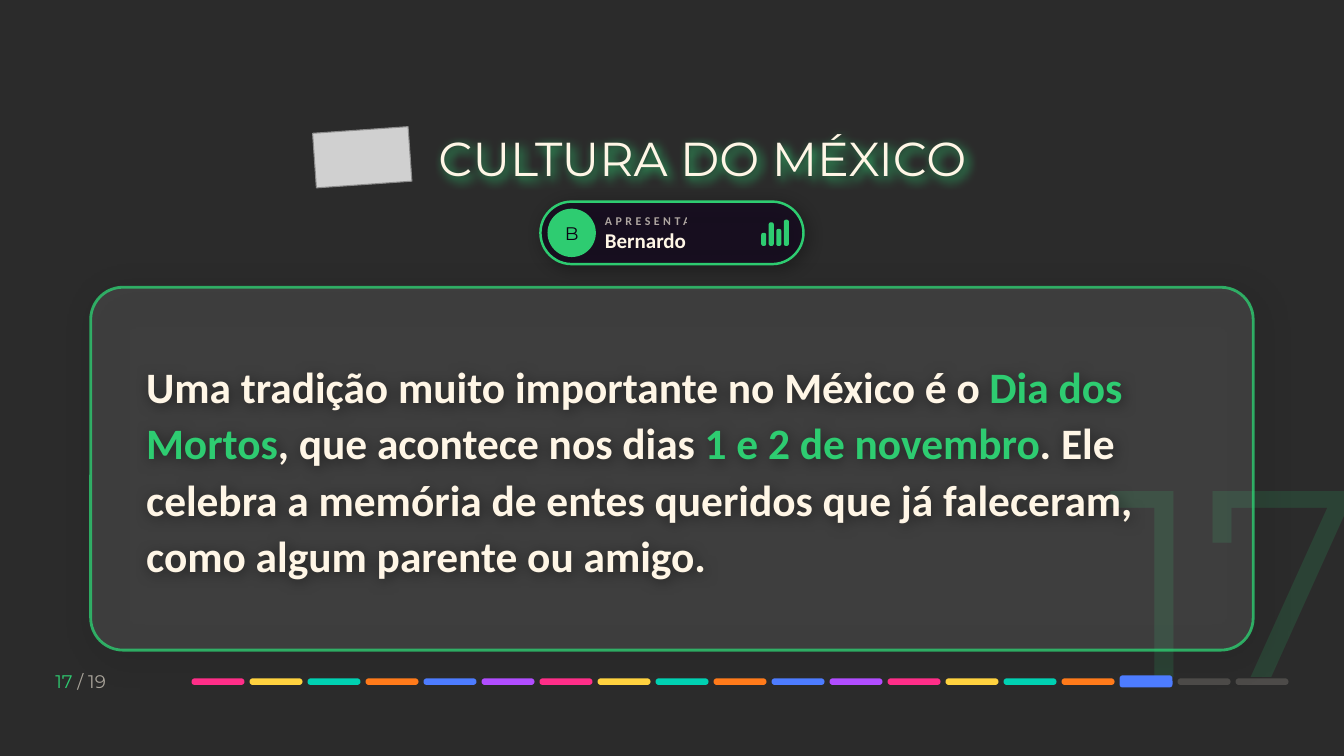
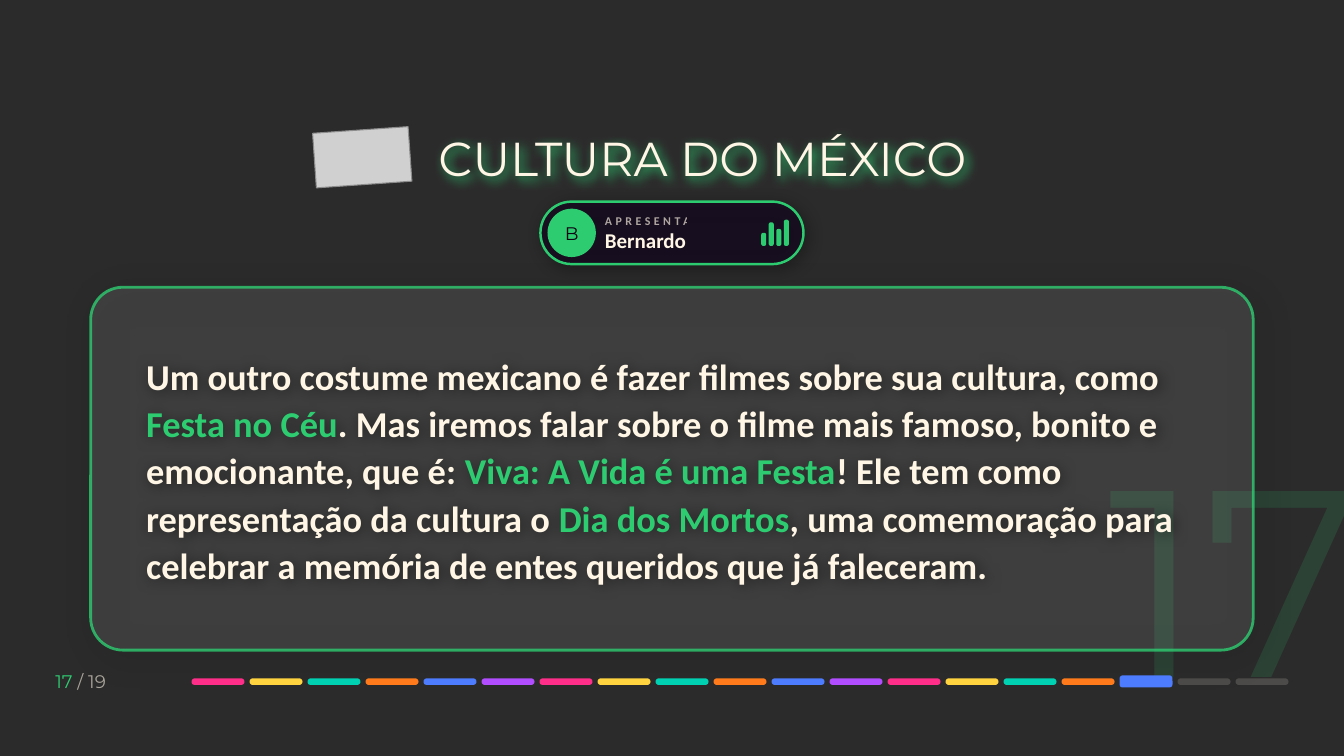
Before and after one commit to adrielscarvalho-pixel/feira-de-ciencias, a slide deck: slide 18 of Feira de Ciências - Apresentação.pptx. Drawn at 1344x756 pixels with LibreOffice and Linux fonts; fonts in the diff are those of the drawing; grey boxes stand for pictures; background and template pictures are left out; a plain dark background stands for a picture behind light text. Boxes give left, top, right and bottom in pixels: in the first picture for what was removed or moved away, otherwise in the second. Text is boxed around its words. In the diff, an @@ line names an element or a change of style, - is before the commit and + after.

```diff
--- a/Feira de Ciências - Apresentação.pptx
+++ b/Feira de Ciências - Apresentação.pptx
@@ text at (146, 364, 1173, 585): text changed; size 31 to 26 pt @@
-Uma tradição muito importante no México é o Dia dos Mortos, que acontece nos dias 1 e 2 de novembro. Ele celebra a memória de entes queridos que já faleceram, como algum parente ou amigo.
+Um outro costume mexicano é fazer filmes sobre sua cultura, como Festa no Céu. Mas iremos falar sobre o filme mais famoso, bonito e emocionante, que é: Viva: A Vida é uma Festa! Ele tem como representação da cultura o Dia dos Mortos, uma comemoração para celebrar a memória de entes queridos que já faleceram.
```
Also in this commit, not shown: 1 other slide changed, 1 slide added, 1 slide removed, 1 other file.
